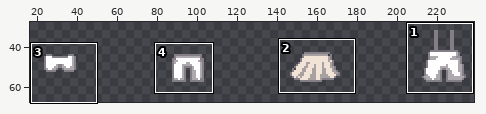
Sprite sheet, stored at resources/player/player_man_bottom.png. Above, an overview of the earlier version with the close-up marked.
Close-up. Earlier state:
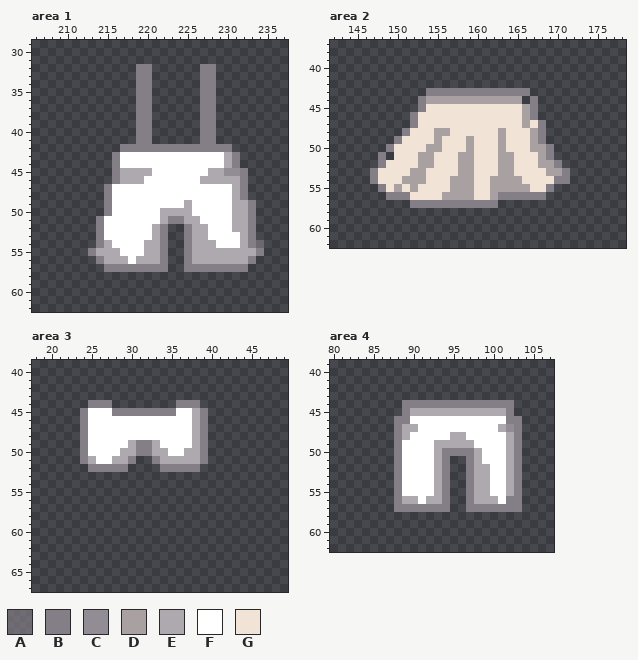
The file is 256x72 pixels. Colours within 5 levels of each other are drawn and written as one. Shown: area 1: x 206..237, y 29..62; area 2: x 142..178, y 37..62; area 3: x 18..49, y 39..67; area 4: x 80..107, y 39..62. The wide view leaves out empty margins.
Palette (. is transparent): A #847e87aa  B #847e87  C #928d95  D #a9a0a1  E #ada9af  F #ffffff  G #f1e3d5
Pixels before, area 1, first column x 213:
32 ......BB......BB......
33 ......BB......BB......
34 ......BB......BB......
35 ......BB......BB......
36 ......BB......BB......
37 ......BB......BB......
38 ......BB......BB......
39 ......BB......BB......
40 ......BB......BB......
41 ......BB......BB......
42 ....BBBBBBBBBBBBBB....
43 ...BFFFFFFFFFFFFFEB...
44 ...BFFFFFFFFFFFFFEB...
45 ...BEEEEFFFFFFFEECCB..
46 ...BEEEFFFFFFFEEEEEB..
47 ..BFFFFFFFFFFFFFFFEB..
48 ..BFFFFFFFFFFFFFFFEB..
49 ..BFFFFFFFFFEFFFFFEEB.
50 ..BFFFFFFEEEEFFFFFEEB.
51 .BFFFFFFFEBBEEFFFFEEB.
52 .BFFFFFFEB..BEEFFFEEB.
53 .BFFFFFFEB..BEEFFFFEB.
54 .BEFFFFEEB..BEEEFFFEBA
55 BEEEFFFEEB..BEEEEEEEEB
56 .BEEEFEEEB..BEEEEEEEB.
57 ..BBBBBBBB..BBBBBBBB..
Pixels before, area 2, first column x 147:
43 .......BBBBBBBBBBBBB.....
44 ......BDDDDDDDDDDDD.B....
45 ......BGGGGGGGGGGGGDB....
46 .....BGGGGGGGGGGGGGDB....
47 .....BGGGGGGGGGGGGGDGB...
48 ....BGGGDDGGGGGGDGGGDB...
49 ...BGGGGDGGGDGGGDGGGDB...
50 ..BGGGGDDGGGDGGGDGGGDDB..
51 .B.GGGDDGGGDDGGGDDGGGDB..
52 .BGGGGDDGGGDDGGGDDGGGDDB.
53 BGGGGDDGGGGDDGGGDDGGGGDDB
54 BGGGDDDGGGDDDGGDDDDGGGGBB
55 .BGDGDGGGGDDDGGDDDDDGGB..
56 ..BBBGGGGDDDDGGDBBBBBB...
57 .....BBBBBBBBBBB.........
Pixels before, area 3, first column x 24:
44 .BBB........BBB.
45 BFFFBBBBBBBBFFEB
46 BFFFFFFFFFFFFFEB
47 BFFFFFFFFFFFFFEB
48 BFFFFFFFFFFFFFEB
49 BFFFFFEBBEFFFFEB
50 BFFFFEEBBEEFFEEB
51 BEFFEEB..BEEEEEB
52 .BBBBB....BBBBB.
Pixels before, area 4, first column x 88:
44 .BBBBBBBBBBBBBB.
45 .BEEEEEEEEEEEEB.
46 BBFFFFFFFFFFFFBB
47 BEEFFFFFFFFFFECB
48 BEFFFFFEEFFFFFEB
49 BFFFFEEEEEFFFFEB
50 BFFFFEBBBBEFFFEB
51 BFFFFEB..BEFFFEB
52 BFFFFEB..BEEFFEB
53 BFFFFEB..BEEFFEB
54 BFFFFEB..BEEFFEB
55 BFFFFEB..BEEFFEB
56 BEEFEEB..BEEEFBB
57 BBBBBBB..BBBBBBB
After:
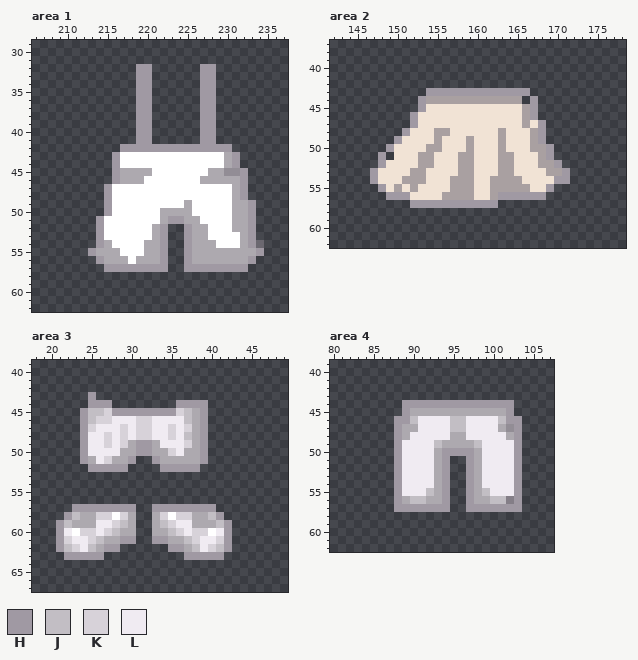
Colours new in this view: H #a099a3  J #c2bec4  K #d7d2d9  L #f0ebf2
The edit:
Changed rows in their new state; - is an unchanged pixel.
Area 1:
first column x 213:
32 ------HH------HH------
33 ------HH------HH------
34 ------HH------HH------
35 ------HH------HH------
36 ------HH------HH------
37 ------HH------HH------
38 ------HH------HH------
39 ------HH------HH------
40 ------HH------HH------
41 ------HH------HH------
42 ----HHHHHHHHHHHHHH----
43 ---H--------------H---
44 ---H--------------H---
45 ---H---------------H--
46 ---H---------------H--
47 --H----------------H--
48 --H----------------H--
49 --H-----------------H-
50 --H-----------------H-
51 -H--------HH--------H-
52 -H-------H--H-------H-
53 -H-------H--H-------H-
54 -H-------H--H-------H-
55 H--------H--H--------H
56 -H-------H--H-------H-
57 --HHHHHHHH--HHHHHHHH--
Area 2:
first column x 147:
43 -------HHHHHHHHHHHHH-----
44 ------H-------------H----
45 ------H-------------H----
46 -----H--------------H----
47 -----H---------------H---
48 ----H----------------H---
49 ---H-----------------H---
50 --H-------------------H--
51 -H--------------------H--
52 -H---------------------H-
53 H-----------------------H
54 H----------------------HH
55 -H--------------------H--
56 --HHH-----------HHHHHH---
57 -----HHHHHHHHHHH---------
Area 3:
first column x 24:
43 -H--------------
44 -HHH--------HHHH
45 HJJKHHHHHHHHKJ-H
46 HJKKLLLKKLLLLJ-H
47 HKLLLKLKKLLKLK-H
48 HLLKLKLKKLLKLJ-H
49 HLLKLK-HH-LLLK-H
50 HLLLL--HH--KL--H
51 H-LK--H--H-----H
52 -HHHHH----HHHHH-
first column x 21:
57 --HHHHHHHH--HHHHHHHH--
58 -HJEEKKFKE--EKFKKEEJH-
59 HJEEELLKJE--EJKLLEEEJH
60 HLFKKLKJEE--EEJKLKKFLH
61 HKLLKJEEHH--HHEEJKLLKH
62 HJKLJEHH------HHEJLKJH
63 -HHHHH----------HHHHH-
Area 4:
first column x 88:
44 -HHHHHHHHHHHHHH-
45 -H------------H-
46 HHJLLLLJJLLLLJHH
47 H--LLLLJJLLLL--H
48 H-LLLLL--LLLLL-H
49 HLLLLJ----JLLLLH
50 HLLLL-HHHH-LLLLH
51 HLLLL-H--H-LLLLH
52 HLLLL-H--H-LLLLH
53 HLLLL-H--H-LLLLH
54 HLLLL-H--H-LLLLH
55 HLLLJ-H--H-JLLLH
56 H-JJ--H--H--JJ-H
57 HHHHHHH--HHHHHHH
